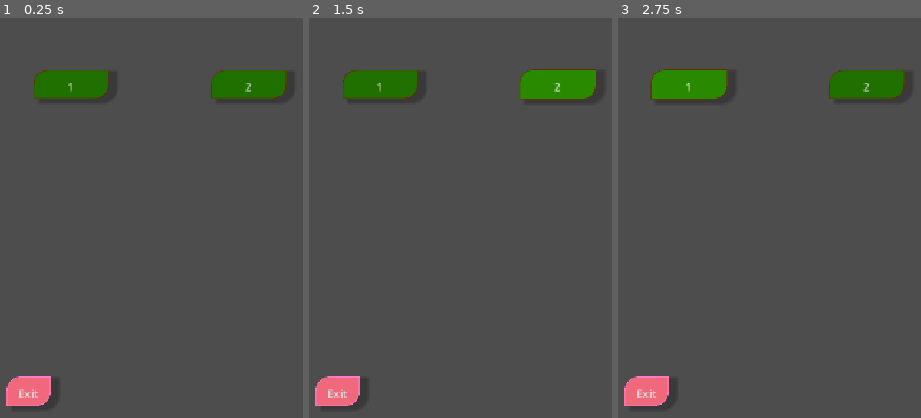
Above: before the commit, frames 1-3 (left to right).
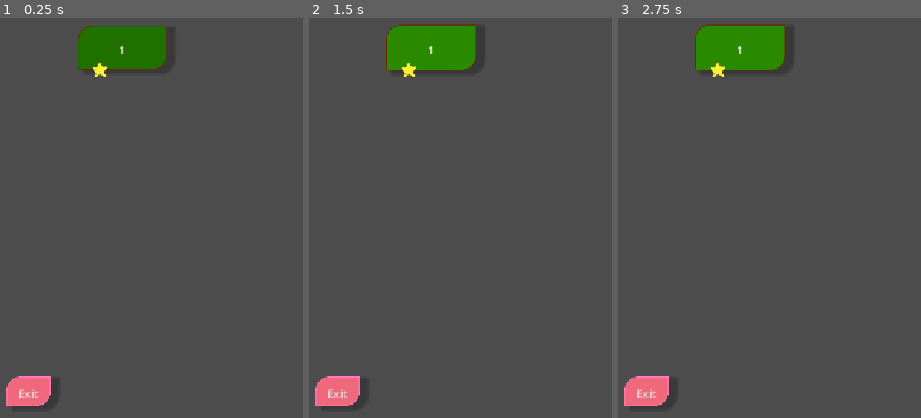
Above: after the commit, the same moments.

Repository: PeanutPiglet/SlimeTiming
Game: Godot game, scene res://levels/menus/level_select_screen.tscn
Same seed, same stepped clock (60 frames per second), same inputs: the game is played once before the commit and once after it. This scene is started directly instead of the project's main scene.
Inputs:
- Up to frame 1 (0.25 s): no input
- Up to frame 2 (1.5 s): click "1" at 0.5 s; click "2" (after the commit: "1") at 1.25 s
- Up to frame 3 (2.75 s): click "1" at 2 s

The runs differ from the first frame. In frame 1, 6.7% of the frame differs, in the area x 11-95%, y 2-21%; in frame 2, 7.0%, in the area x 11-96%, y 1-21%; in frame 3, 7.0%.
Error before the commit: Invalid call. Nonexistent function 'load_level' in base 'Node2D (level_select_screen.gd)'. (res://levels/menus/level_select_screen.gd:25)
Error after the commit: Invalid call. Nonexistent function 'load_level' in base 'Node2D (level_select_screen.gd)'. (res://levels/menus/level_select_screen.gd:32)

Commit message:
feat: level_select improvements

Diff:
--- a/levels/menus/level_select_screen.gd
+++ b/levels/menus/level_select_screen.gd
@@ -7,13 +7,20 @@
 		var node = str(i)
 		get_node(node).set_visible(false)
 
-	for i in range (1, LevelCompleted.furthest + 1 + 1):
+	for i in range (1, LevelCompleted.furthest + 1):
 		var node = str(i)
 		if(i!=21):
+
 			get_node(node).set_visible(true)
 			get_node(node).text = node
 			get_node(node).connect("pressed", _on_start_pressed.bind(get_node(node).name))
-
+			var button = get_node(node)
+			for j in range(0,3):
+				if LevelCompleted.stars[i][j-1]:
+					var star = Sprite2D.new()
+					star.texture = load("res://assets/smallstar.png")
+					star.position = Vector2(32+ 32*j, 64)
+					button.add_child(star)
 
 func _on_exit_pressed():
 	get_tree().change_scene_to_file("res://scenes/menus/main.tscn")
--- a/levels/menus/level_select_screen.tscn
+++ b/levels/menus/level_select_screen.tscn
@@ -1,6 +1,7 @@
 [gd_scene format=3 uid="uid://do3qopr6spesc"]
 
 [ext_resource type="Script" uid="uid://b3gptksl4eklt" path="res://levels/menus/level_select_screen.gd" id="1_aj8jj"]
+[ext_resource type="Texture2D" uid="uid://e71slywp147w" path="res://assets/smallstar.png" id="2_a5iy1"]
 
 [sub_resource type="StyleBoxFlat" id="StyleBoxFlat_8ml4q"]
 content_margin_top = 7.0
@@ -123,10 +124,10 @@
 "
 
 [node name="1" type="Button" parent="." unique_id=361449180]
-offset_left = 64.0
-offset_top = 128.0
-offset_right = 173.0
-offset_bottom = 170.0
+offset_left = 128.0
+offset_top = 64.0
+offset_right = 256.0
+offset_bottom = 128.0
 theme_override_styles/normal = SubResource("StyleBoxFlat_cr8hc")
 theme_override_styles/pressed = SubResource("StyleBoxFlat_ovywh")
 theme_override_styles/hover = SubResource("StyleBoxFlat_mw4pd")
@@ -137,9 +138,9 @@
 
 [node name="2" type="Button" parent="." unique_id=277690846]
 offset_left = 320.0
-offset_top = 128.0
-offset_right = 429.0
-offset_bottom = 170.0
+offset_top = 64.0
+offset_right = 448.0
+offset_bottom = 128.0
 theme_override_styles/normal = SubResource("StyleBoxFlat_cr8hc")
 theme_override_styles/pressed = SubResource("StyleBoxFlat_ovywh")
 theme_override_styles/hover = SubResource("StyleBoxFlat_mw4pd")
@@ -149,10 +150,10 @@
 "
 
 [node name="3" type="Button" parent="." unique_id=182925904]
-offset_left = 560.0
-offset_top = 128.0
-offset_right = 669.0
-offset_bottom = 170.0
+offset_left = 512.0
+offset_top = 64.0
+offset_right = 640.0
+offset_bottom = 128.0
 theme_override_styles/normal = SubResource("StyleBoxFlat_cr8hc")
 theme_override_styles/pressed = SubResource("StyleBoxFlat_ovywh")
 theme_override_styles/hover = SubResource("StyleBoxFlat_mw4pd")
@@ -162,10 +163,10 @@
 "
 
 [node name="4" type="Button" parent="." unique_id=1348885084]
-offset_left = 784.0
-offset_top = 128.0
-offset_right = 893.0
-offset_bottom = 170.0
+offset_left = 704.0
+offset_top = 64.0
+offset_right = 832.0
+offset_bottom = 128.0
 theme_override_styles/normal = SubResource("StyleBoxFlat_cr8hc")
 theme_override_styles/pressed = SubResource("StyleBoxFlat_ovywh")
 theme_override_styles/hover = SubResource("StyleBoxFlat_mw4pd")
@@ -175,10 +176,10 @@
 "
 
 [node name="5" type="Button" parent="." unique_id=1760535912]
-offset_left = 1008.0
-offset_top = 128.0
-offset_right = 1117.0
-offset_bottom = 170.0
+offset_left = 896.0
+offset_top = 64.0
+offset_right = 1024.0
+offset_bottom = 128.0
 theme_override_styles/normal = SubResource("StyleBoxFlat_cr8hc")
 theme_override_styles/pressed = SubResource("StyleBoxFlat_ovywh")
 theme_override_styles/hover = SubResource("StyleBoxFlat_mw4pd")
@@ -188,10 +189,10 @@
 "
 
 [node name="6" type="Button" parent="." unique_id=692455669]
-offset_left = 64.0
-offset_top = 288.0
-offset_right = 173.0
-offset_bottom = 330.0
+offset_left = 128.0
+offset_top = 192.0
+offset_right = 256.0
+offset_bottom = 256.0
 theme_override_styles/normal = SubResource("StyleBoxFlat_cr8hc")
 theme_override_styles/pressed = SubResource("StyleBoxFlat_ovywh")
 theme_override_styles/hover = SubResource("StyleBoxFlat_mw4pd")
@@ -202,9 +203,9 @@
 
 [node name="7" type="Button" parent="." unique_id=617967238]
 offset_left = 320.0
-offset_top = 288.0
-offset_right = 429.0
-offset_bottom = 330.0
+offset_top = 192.0
+offset_right = 448.0
+offset_bottom = 256.0
 theme_override_styles/normal = SubResource("StyleBoxFlat_cr8hc")
 theme_override_styles/pressed = SubResource("StyleBoxFlat_ovywh")
 theme_override_styles/hover = SubResource("StyleBoxFlat_mw4pd")
@@ -214,10 +215,10 @@
 "
 
 [node name="8" type="Button" parent="." unique_id=730585227]
-offset_left = 560.0
-offset_top = 288.0
-offset_right = 669.0
-offset_bottom = 330.0
+offset_left = 512.0
+offset_top = 192.0
+offset_right = 640.0
+offset_bottom = 256.0
 theme_override_styles/normal = SubResource("StyleBoxFlat_cr8hc")
 theme_override_styles/pressed = SubResource("StyleBoxFlat_ovywh")
 theme_override_styles/hover = SubResource("StyleBoxFlat_mw4pd")
@@ -227,10 +228,10 @@
 "
 
 [node name="9" type="Button" parent="." unique_id=913704208]
-offset_left = 784.0
-offset_top = 288.0
-offset_right = 893.0
-offset_bottom = 330.0
+offset_left = 704.0
+offset_top = 192.0
+offset_right = 832.0
+offset_bottom = 256.0
 theme_override_styles/normal = SubResource("StyleBoxFlat_cr8hc")
 theme_override_styles/pressed = SubResource("StyleBoxFlat_ovywh")
 theme_override_styles/hover = SubResource("StyleBoxFlat_mw4pd")
@@ -240,10 +241,10 @@
 "
 
 [node name="10" type="Button" parent="." unique_id=166604990]
-offset_left = 992.0
-offset_top = 288.0
-offset_right = 1101.0
-offset_bottom = 330.0
+offset_left = 896.0
+offset_top = 192.0
+offset_right = 1024.0
+offset_bottom = 256.0
 theme_override_styles/normal = SubResource("StyleBoxFlat_cr8hc")
 theme_override_styles/pressed = SubResource("StyleBoxFlat_ovywh")
 theme_override_styles/hover = SubResource("StyleBoxFlat_mw4pd")
@@ -253,10 +254,10 @@
 "
 
 [node name="11" type="Button" parent="." unique_id=1646265885]
-offset_left = 64.0
-offset_top = 384.0
-offset_right = 173.0
-offset_bottom = 426.0
+offset_left = 128.0
+offset_top = 320.0
+offset_right = 256.0
+offset_bottom = 384.0
 theme_override_styles/normal = SubResource("StyleBoxFlat_cr8hc")
 theme_override_styles/pressed = SubResource("StyleBoxFlat_ovywh")
 theme_override_styles/hover = SubResource("StyleBoxFlat_mw4pd")
@@ -267,9 +268,9 @@
 
 [node name="12" type="Button" parent="." unique_id=203225156]
 offset_left = 320.0
-offset_top = 384.0
-offset_right = 429.0
-offset_bottom = 426.0
+offset_top = 320.0
+offset_right = 448.0
+offset_bottom = 384.0
 theme_override_styles/normal = SubResource("StyleBoxFlat_cr8hc")
 theme_override_styles/pressed = SubResource("StyleBoxFlat_ovywh")
 theme_override_styles/hover = SubResource("StyleBoxFlat_mw4pd")
@@ -279,10 +280,10 @@
 "
 
 [node name="13" type="Button" parent="." unique_id=1739967468]
-offset_left = 560.0
-offset_top = 384.0
-offset_right = 669.0
-offset_bottom = 426.0
+offset_left = 512.0
+offset_top = 320.0
+offset_right = 640.0
+offset_bottom = 384.0
 theme_override_styles/normal = SubResource("StyleBoxFlat_cr8hc")
 theme_override_styles/pressed = SubResource("StyleBoxFlat_ovywh")
 theme_override_styles/hover = SubResource("StyleBoxFlat_mw4pd")
@@ -292,10 +293,10 @@
 "
 
 [node name="14" type="Button" parent="." unique_id=1943060642]
-offset_left = 784.0
-offset_top = 384.0
-offset_right = 893.0
-offset_bottom = 426.0
+offset_left = 704.0
+offset_top = 320.0
+offset_right = 832.0
+offset_bottom = 384.0
 theme_override_styles/normal = SubResource("StyleBoxFlat_cr8hc")
 theme_override_styles/pressed = SubResource("StyleBoxFlat_ovywh")
 theme_override_styles/hover = SubResource("StyleBoxFlat_mw4pd")
@@ -305,10 +306,10 @@
 "
 
 [node name="15" type="Button" parent="." unique_id=25316328]
-offset_left = 1008.0
-offset_top = 384.0
-offset_right = 1117.0
-offset_bottom = 426.0
+offset_left = 896.0
+offset_top = 320.0
+offset_right = 1024.0
+offset_bottom = 384.0
 theme_override_styles/normal = SubResource("StyleBoxFlat_cr8hc")
 theme_override_styles/pressed = SubResource("StyleBoxFlat_ovywh")
 theme_override_styles/hover = SubResource("StyleBoxFlat_mw4pd")
@@ -318,68 +319,77 @@
 "
 
 [node name="16" type="Button" parent="." unique_id=738281953]
-offset_left = 64.0
-offset_top = 480.0
-offset_right = 173.0
-offset_bottom = 522.0
-theme_override_styles/normal = SubResource("StyleBoxFlat_cr8hc")
-theme_override_styles/pressed = SubResource("StyleBoxFlat_ovywh")
-theme_override_styles/hover = SubResource("StyleBoxFlat_mw4pd")
-theme_override_styles/disabled = SubResource("StyleBoxEmpty_ahh04")
-theme_override_styles/focus = SubResource("StyleBoxEmpty_j7tsi")
-text = "11
+offset_left = 128.0
+offset_top = 448.0
+offset_right = 256.0
+offset_bottom = 512.0
+theme_override_styles/normal = SubResource("StyleBoxFlat_cr8hc")
+theme_override_styles/pressed = SubResource("StyleBoxFlat_ovywh")
+theme_override_styles/hover = SubResource("StyleBoxFlat_mw4pd")
+theme_override_styles/disabled = SubResource("StyleBoxEmpty_ahh04")
+theme_override_styles/focus = SubResource("StyleBoxEmpty_j7tsi")
+text = "16
+
 "
 
 [node name="17" type="Button" parent="." unique_id=101236533]
 offset_left = 320.0
-offset_top = 480.0
-offset_right = 429.0
-offset_bottom = 522.0
-theme_override_styles/normal = SubResource("StyleBoxFlat_cr8hc")
-theme_override_styles/pressed = SubResource("StyleBoxFlat_ovywh")
-theme_override_styles/hover = SubResource("StyleBoxFlat_mw4pd")
-theme_override_styles/disabled = SubResource("StyleBoxEmpty_ahh04")
-theme_override_styles/focus = SubResource("StyleBoxEmpty_j7tsi")
-text = "12
+offset_top = 448.0
+offset_right = 448.0
+offset_bottom = 512.0
+theme_override_styles/normal = SubResource("StyleBoxFlat_cr8hc")
+theme_override_styles/pressed = SubResource("StyleBoxFlat_ovywh")
+theme_override_styles/hover = SubResource("StyleBoxFlat_mw4pd")
+theme_override_styles/disabled = SubResource("StyleBoxEmpty_ahh04")
+theme_override_styles/focus = SubResource("StyleBoxEmpty_j7tsi")
+text = "17
+
 "
 
 [node name="18" type="Button" parent="." unique_id=1832772393]
-offset_left = 560.0
-offset_top = 480.0
-offset_right = 669.0
-offset_bottom = 522.0
-theme_override_styles/normal = SubResource("StyleBoxFlat_cr8hc")
-theme_override_styles/pressed = SubResource("StyleBoxFlat_ovywh")
-theme_override_styles/hover = SubResource("StyleBoxFlat_mw4pd")
-theme_override_styles/disabled = SubResource("StyleBoxEmpty_ahh04")
-theme_override_styles/focus = SubResource("StyleBoxEmpty_j7tsi")
-text = "13
+offset_left = 512.0
+offset_top = 448.0
+offset_right = 640.0
+offset_bottom = 512.0
+theme_override_styles/normal = SubResource("StyleBoxFlat_cr8hc")
+theme_override_styles/pressed = SubResource("StyleBoxFlat_ovywh")
+theme_override_styles/hover = SubResource("StyleBoxFlat_mw4pd")
+theme_override_styles/disabled = SubResource("StyleBoxEmpty_ahh04")
+theme_override_styles/focus = SubResource("StyleBoxEmpty_j7tsi")
+text = "18
+
 "
 
 [node name="19" type="Button" parent="." unique_id=1125940132]
-offset_left = 784.0
-offset_top = 480.0
-offset_right = 893.0
-offset_bottom = 522.0
-theme_override_styles/normal = SubResource("StyleBoxFlat_cr8hc")
-theme_override_styles/pressed = SubResource("StyleBoxFlat_ovywh")
-theme_override_styles/hover = SubResource("StyleBoxFlat_mw4pd")
-theme_override_styles/disabled = SubResource("StyleBoxEmpty_ahh04")
-theme_override_styles/focus = SubResource("StyleBoxEmpty_j7tsi")
-text = "14
+offset_left = 704.0
+offset_top = 448.0
+offset_right = 832.0
+offset_bottom = 512.0
+theme_override_styles/normal = SubResource("StyleBoxFlat_cr8hc")
+theme_override_styles/pressed = SubResource("StyleBoxFlat_ovywh")
+theme_override_styles/hover = SubResource("StyleBoxFlat_mw4pd")
+theme_override_styles/disabled = SubResource("StyleBoxEmpty_ahh04")
+theme_override_styles/focus = SubResource("StyleBoxEmpty_j7tsi")
+text = "19
+
 "
 
 [node name="20" type="Button" parent="." unique_id=1386638851]
-offset_left = 1008.0
-offset_top = 480.0
-offset_right = 1117.0
-offset_bottom = 522.0
-theme_override_styles/normal = SubResource("StyleBoxFlat_cr8hc")
-theme_override_styles/pressed = SubResource("StyleBoxFlat_ovywh")
-theme_override_styles/hover = SubResource("StyleBoxFlat_mw4pd")
-theme_override_styles/disabled = SubResource("StyleBoxEmpty_ahh04")
-theme_override_styles/focus = SubResource("StyleBoxEmpty_j7tsi")
-text = "15
-"
+offset_left = 896.0
+offset_top = 448.0
+offset_right = 1024.0
+offset_bottom = 512.0
+theme_override_styles/normal = SubResource("StyleBoxFlat_cr8hc")
+theme_override_styles/pressed = SubResource("StyleBoxFlat_ovywh")
+theme_override_styles/hover = SubResource("StyleBoxFlat_mw4pd")
+theme_override_styles/disabled = SubResource("StyleBoxEmpty_ahh04")
+theme_override_styles/focus = SubResource("StyleBoxEmpty_j7tsi")
+text = "20
+
+"
+
+[node name="Smallstar" type="Sprite2D" parent="." unique_id=879004973]
+position = Vector2(160, 128)
+texture = ExtResource("2_a5iy1")
 
 [connection signal="pressed" from="exit" to="." method="_on_exit_pressed"]
--- a/scripts/level_completed.gd
+++ b/scripts/level_completed.gd
@@ -10,6 +10,9 @@
 	updateFurthest(0, [true,true,true])
 
 func updateFurthest(lvl, arr):
-	if lvl > furthest:
-		furthest = lvl
-	stars[lvl] = arr
+	if lvl+1 > furthest:
+		furthest = lvl+1
+	for i in range(0,3):
+		if stars[lvl][i] == false:
+			if arr[i] == true:
+				stars[lvl][i] = true
Binary file added: assets/smallstar.png
Not shown, added: assets/smallstar.png.import
